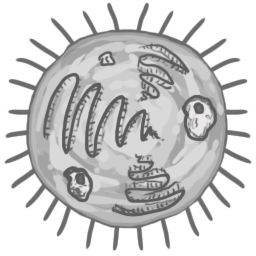
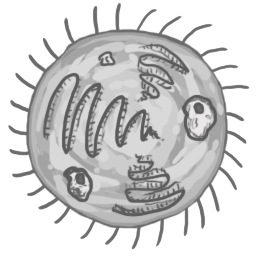
The second 256 × 256 image is a revision of the first. Changes to its layers:
added group "tendralIdle" with 9 layers in group "virus2" over [4,2,253,252]
added layer "9" in group "tendralIdle" over [8,2,250,250]
renamed "tendralAnimDetail" to "tendralMoveAnim", hid the group it (5 layers) over [4,2,253,252]
